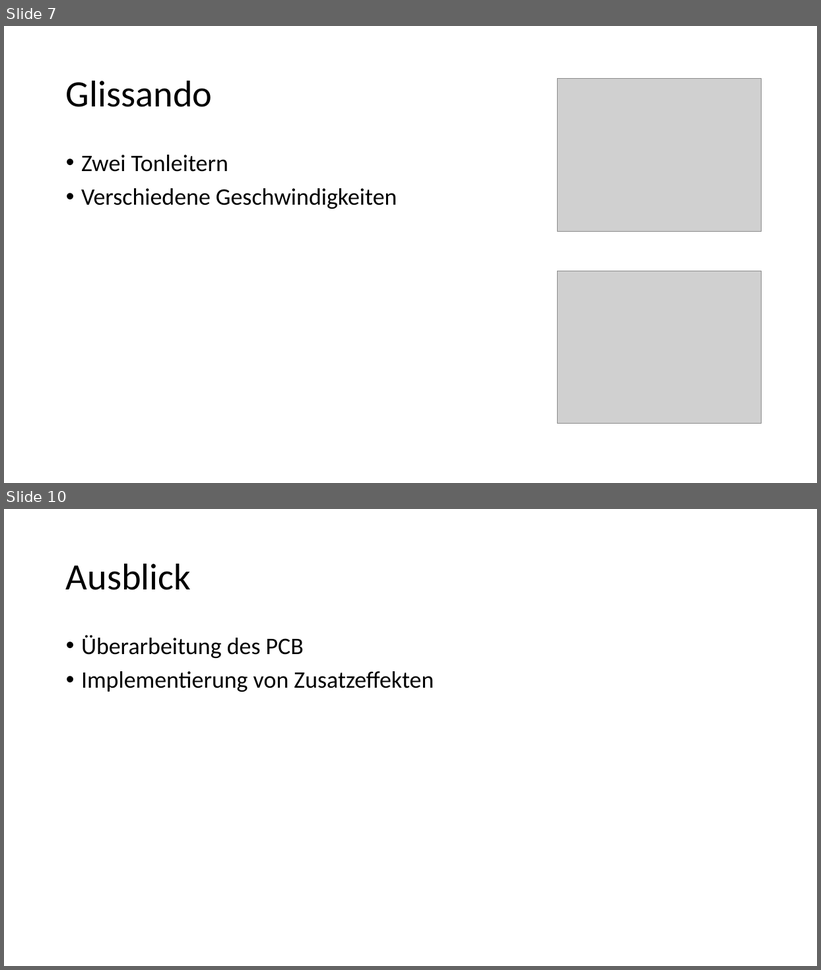
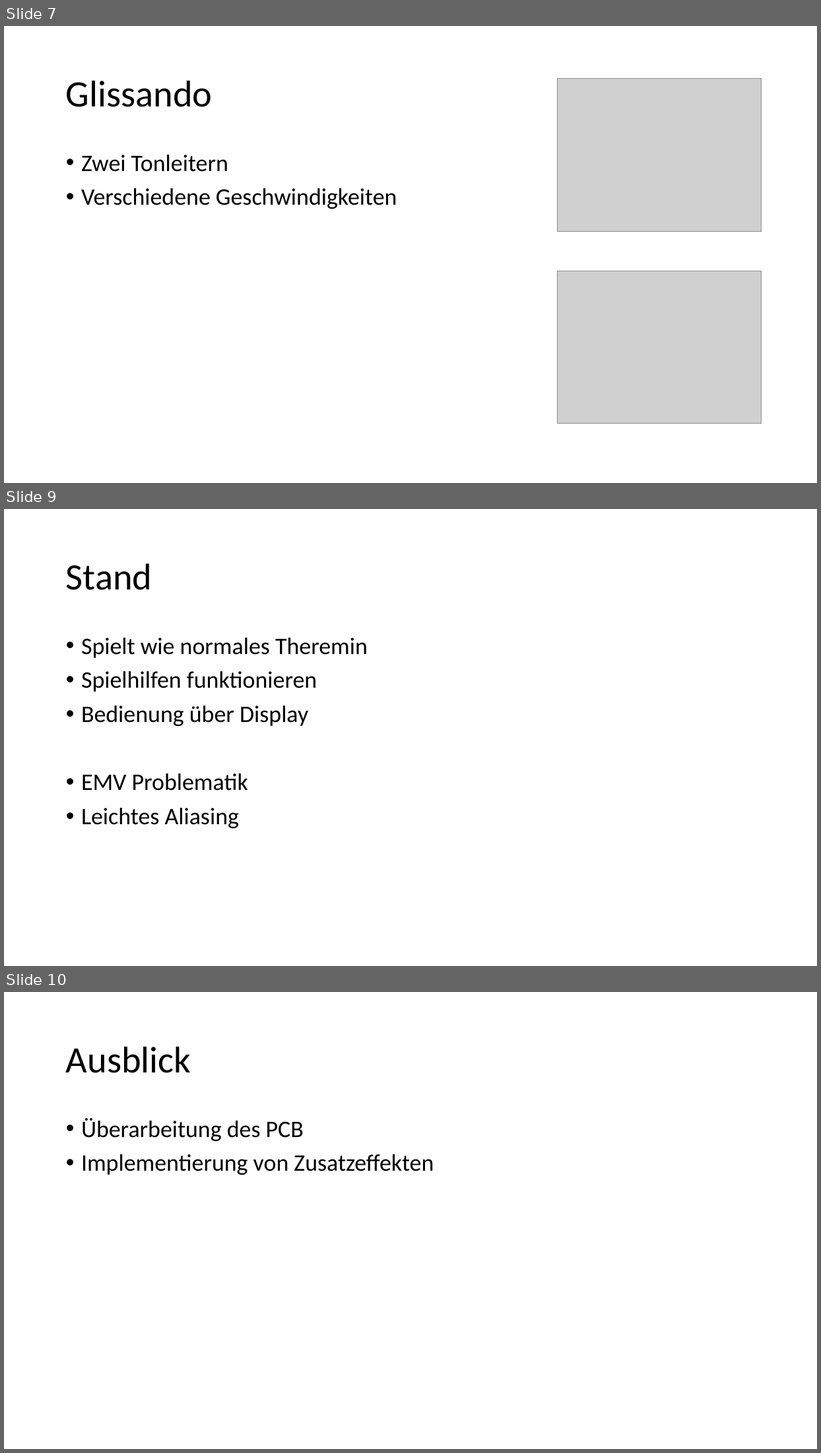
Before and after one commit to aeschi2305/FachberichtDigitalesThereminP6, a slide deck: Präsi/Digitales Theremin.pptx. Shown one above the other, each under a label of ours: slides 7 and 10 before the commit, slides 7, 9 and 10 after it; the slides between them are not shown. The pictures are 821x970 and 821x1453 pixels, drawn with LibreOffice and Linux fonts; fonts in the diff are those of the drawing; grey boxes stand for pictures. Boxes give left, top, right and bottom in pixels: in the first picture for what was removed or moved away, otherwise in the second. Text is boxed around its words. In the diff, an @@ line names an element or a change of style, - is before the commit and + after.

```diff
--- a/Präsi/Digitales Theremin.pptx
+++ b/Präsi/Digitales Theremin.pptx
@@ slide 9 added at bbox=[4, 509, 817, 966], background #FFFFFF @@
@@ title added at bbox=[66, 563, 152, 590], 44 pt, text #000000 @@
+Stand
@@ text added at bbox=[81, 638, 368, 828], 28 pt, text #000000 @@
+• Spielt wie normales Theremin
+• Spielhilfen funktionieren
+• Bedienung über Display
+• EMV Problematik
+• Leichtes Aliasing
```
Also in this commit, not shown: 2 slides changed, 1 other slide added, 2 slides removed, 3 other files.
